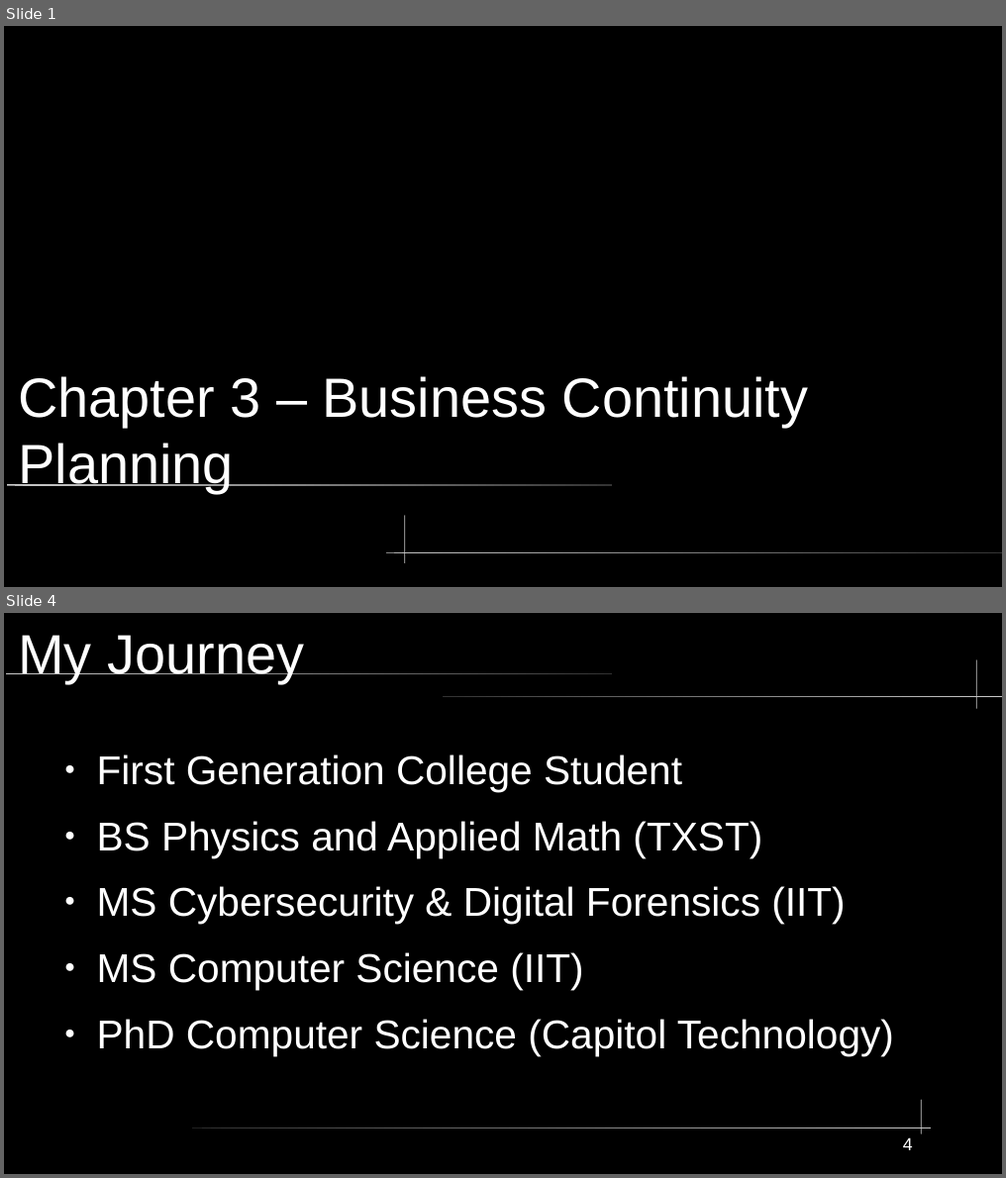
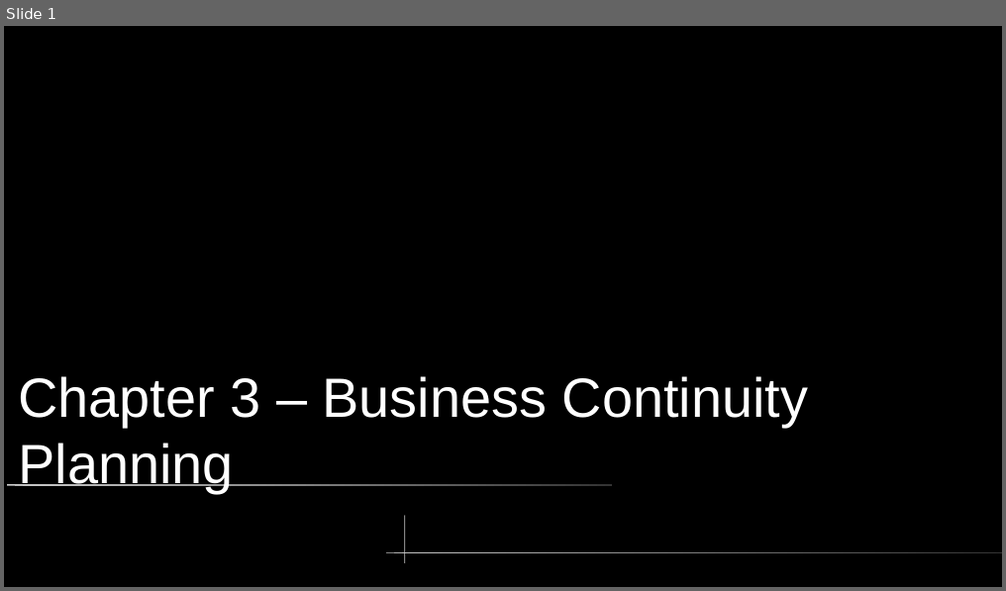
Before and after one commit to City-Colleges-of-Chicago-Cybersecurity/COMPSFI-214, a slide deck: 2026/Spring/powerpoints/Chatper-03-Business-Continuity-Planning.odp. Shown one above the other, each under a label of ours: slides 1 and 4 before the commit, slide 1 after it; the slides between them are not shown. The pictures are 1006x1178 and 1006x591 pixels, drawn with LibreOffice and Linux fonts; fonts in the diff are those of the drawing. Boxes give left, top, right and bottom in pixels: in the first picture for what was removed or moved away, otherwise in the second. Text is boxed around its words. In the diff, an @@ line names an element or a change of style, - is before the commit and + after.

```diff
--- a/2026/Spring/powerpoints/Chatper-03-Business-Continuity-Planning.odp
+++ b/2026/Spring/powerpoints/Chatper-03-Business-Continuity-Planning.odp
@@ slide 4 removed at [4,613,1002,1174], background #000000 @@
@@ title removed at [18,635,304,683] @@
-My Journey
@@ freeform shape removed at [976,661,977,709] @@
@@ rounded rectangle removed at [6,672,612,674] @@
@@ rounded rectangle removed at [444,696,1002,697] @@
@@ text removed at [97,755,894,1057] @@
-● First Generation College Student
-● BS Physics and Applied Math (TXST)
-● MS Cybersecurity & Digital Forensics (IIT)
-● MS Computer Science (IIT)
-● PhD Computer Science (Capitol Technology)
@@ freeform shape removed at [922,1100,923,1135] @@
@@ rounded rectangle removed at [192,1128,932,1129] @@
@@ page number removed at [903,1138,913,1151] @@
-4
```
Also in this commit, not shown: 8 slides added, 6 other slides removed.
